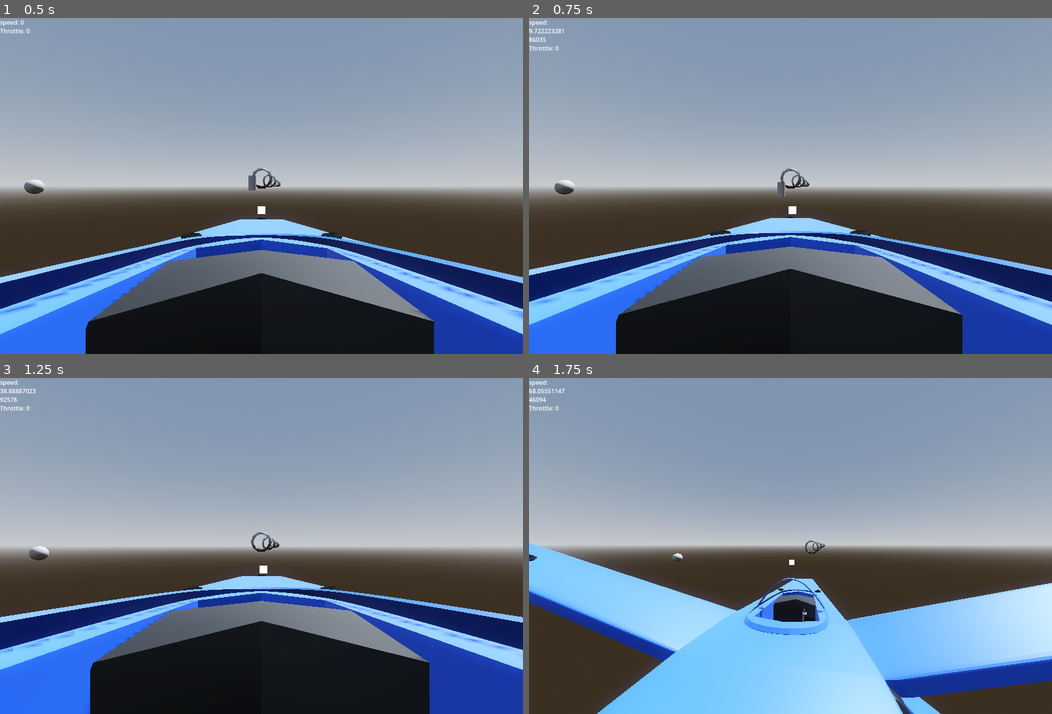
Above: before the commit, frames 1-4 (two rows, left to right).
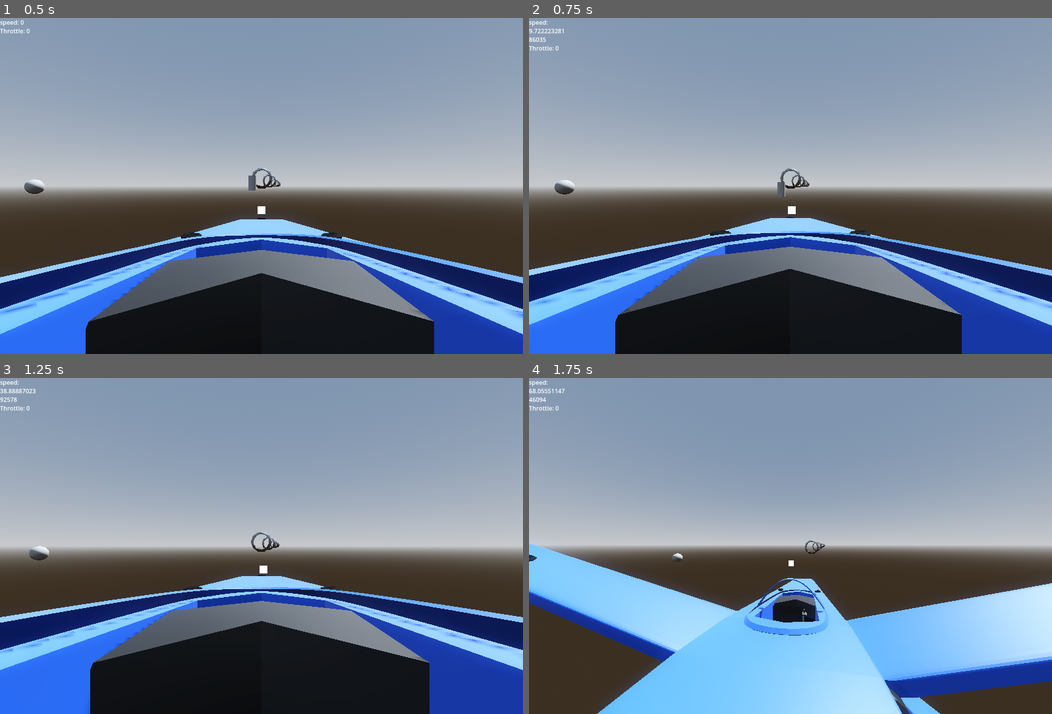
Above: after the commit, the same moments.

Repository: ZoeTheFox/oddity
Game: Godot game, scene res://Scenes/Main Scene/Main.tscn
The game is run twice, just before and just after one commit, with the same random seed, the same clock (stepped at 60 frames per second) and the same inputs.
Inputs (mouse positions are in pixels of both pictures, inside the frame that each line leads up to):
- Up to frame 1 (0.5 s): no input
- Up to frame 2 (0.75 s): tap Enter at 0.5 s; move the mouse to (816, 186) at 0.52 s; hold Space (move-up) from 0.53 s (still down); hold Alt (camera-look-around) from 0.53 s (still down)
- Up to frame 3 (1.25 s): keep holding Space (move-up); keep holding Alt (camera-look-around)
- Up to frame 4 (1.75 s): keep holding Space (move-up); move the mouse to (764, 546) at 1.27 s; release Alt (camera-look-around) at 1.28 s; tap K (camera-switch-view) at 1.35 s

Frame 1 is identical in both runs. In frame 2, 0.4% of the frame differs, in the area x 0-100%, y 53-100%; in frame 3, less than 0.1%; in frame 4, 0.6%, in the area x 0-100%, y 49-100%.

Commit message:
camera_shake
lovely

Diff:
--- a/Oddity/Scenes/Spaceship/Scripts/CameraScripts/CameraShake.gd
+++ b/Oddity/Scenes/Spaceship/Scripts/CameraScripts/CameraShake.gd
@@ -8,6 +8,7 @@
 var max_fov : float
 var logFactor : float
 var maxMovement : float
+var camera_shake_factor : float
 
 # Called when the node enters the scene tree for the first time.
 func _ready():
@@ -17,28 +18,19 @@
 	max_fov = 90.0
 	logFactor = 0.025
 	maxMovement = 3
+	camera_shake_factor = 30
 
 
 # Called every frame. 'delta' is the elapsed time since the previous frame.
 func _process(delta):
 	fov = adjustFOVBasedOnSpeed(speed)
 	adjustCameraBasedOnAcceleration()
-	#print(position)
+	camera_shake()
 
 func adjustCameraBasedOnAcceleration():
 	var currentPosition = position
 #
 	position = position.lerp(acceleration + defaultPosition, get_process_delta_time() * 2.0)
-#	position = position.lerp(acceleration, get_process_delta_time() * 2.0)
-#
-#	position = currentPosition + acceleration
-#
-#	# Define a threshold for the acceleration values to consider as "close to 0"
-#	var accelerationThreshold = 0.0001  # Adjust this threshold as needed
-#
-#	if acceleration.length() < accelerationThreshold:
-#		# If acceleration is close to 0, reset the position to the default position
-#		position = position.lerp(defaultPosition, get_process_delta_time() * 2.0)
 
 func adjustFOVBasedOnSpeed(speed: float) -> float:
 	# Define the minimum and maximum speeds for mapping
@@ -53,9 +45,12 @@
 
 	return fov
 
+func camera_shake():
+	var offset =  Vector2(randf(), randf()) * acceleration.length() / camera_shake_factor
+	h_offset = offset.x
+	v_offset = offset.y
+
 func logarithmicTransform(vector):
-
-
 	var transformedVector = Vector3()
 
 	# Apply the logarithmic transformation to each component of the vector
@@ -84,8 +79,10 @@
 		max_fov = 90.0
 		logFactor = 0.025
 		maxMovement = 3
+		camera_shake_factor = 5
 	else:
 		min_fov = 80.0
 		max_fov = 110.0
 		logFactor = 0.2
 		maxMovement = 40
+		camera_shake_factor = 100
--- a/Oddity/Scenes/Spaceship/fighter_gen_7.tscn
+++ b/Oddity/Scenes/Spaceship/fighter_gen_7.tscn
@@ -122,12 +122,13 @@
 current = true
 script = ExtResource("7_1k7xb")
 
-[node name="crosshairUI1stPerson" parent="Ship/Cameras/ViewCam/TwistPivot/PitchPivot/Camera3D" instance=ExtResource("7_c6fve")]
-
 [node name="CameraViewSwitchAnimator" type="AnimationPlayer" parent="Ship/Cameras/ViewCam/TwistPivot/PitchPivot/Camera3D"]
 libraries = {
 "": SubResource("AnimationLibrary_5p352")
 }
+
+[node name="crosshairUI1stPerson" parent="Ship/Cameras/ViewCam/TwistPivot/PitchPivot/Camera3D" instance=ExtResource("7_c6fve")]
+transform = Transform3D(1, 0, 0, 0, 1, 0, 0, 0, 1, 0, -0.121, -1.088)
 
 [node name="MeshInstance3D" type="MeshInstance3D" parent="."]
 visible = false
